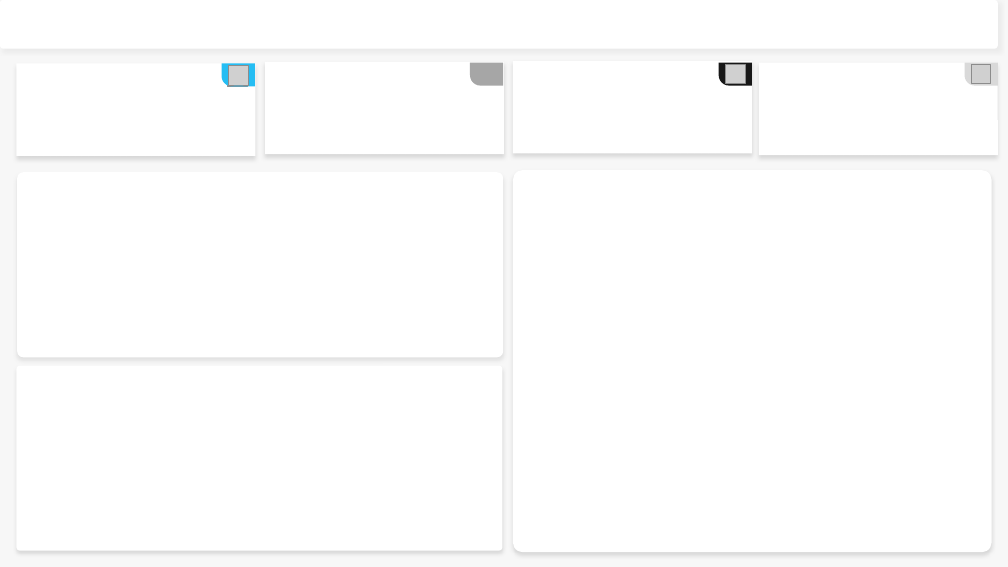
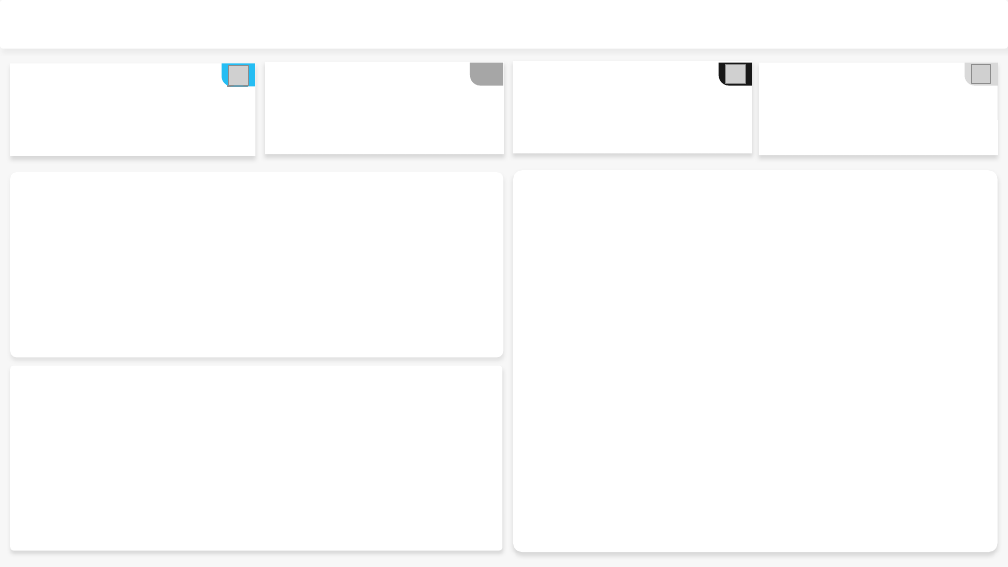
Before and after one commit to matheuspfferreira/logistics-control-quality, a slide deck: slide 1 of design/model-screen.pptx. Drawn at 1008x567 pixels with LibreOffice and Linux fonts; fonts in the diff are those of the drawing; grey boxes stand for pictures; background and template pictures are left out. Boxes give left, top, right and bottom in pixels: in the first picture for what was removed or moved away, otherwise in the second. Text is boxed around its words. In the diff, an @@ line names an element or a change of style, - is before the commit and + after.

```diff
--- a/design/model-screen.pptx
+++ b/design/model-screen.pptx
@@ rounded rectangle: place and size @@
-rounded rectangle at box(0, 0, 998, 48)
+rounded rectangle at box(0, 0, 1008, 48)
@@ rounded rectangle: place and size @@
-rounded rectangle at box(17, 64, 256, 156)
+rounded rectangle at box(11, 64, 256, 156)
@@ rounded rectangle: place and size @@
-rounded rectangle at box(17, 172, 504, 358)
+rounded rectangle at box(11, 172, 504, 358)
@@ rounded rectangle: place and size @@
-rounded rectangle at box(513, 170, 991, 553)
+rounded rectangle at box(513, 170, 997, 553)
@@ rounded rectangle: place and size @@
-rounded rectangle at box(17, 365, 503, 551)
+rounded rectangle at box(11, 365, 503, 551)
```
Also in this commit, not shown: 1 other file.
